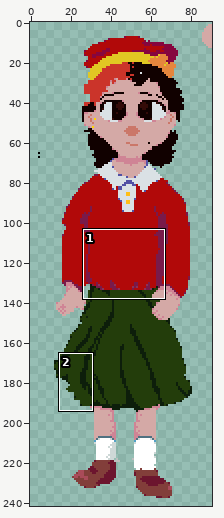
Edited in one commit: pixel-art file (Assets/Fonts/Sprite-0001.aseprite). The picture above shows the old version from afar; the outline marks the close-up.
Close-up. As it was:
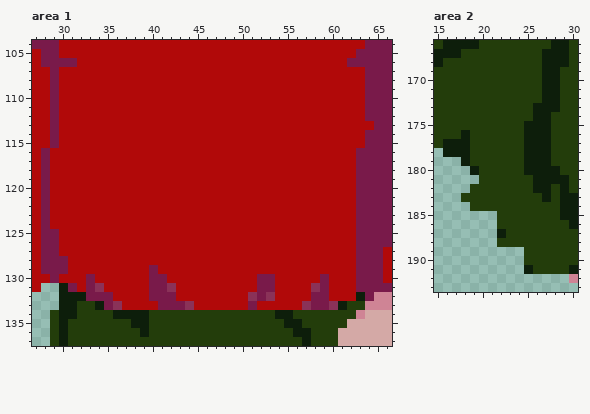
91x256 pixels, 1 frame. Shown: area 1: x 27..66, y 104..137; area 2: x 15..30, y 166..193. The wide view leaves out empty margins. The commit also changed other parts of the picture, which this record leaves out.
New version:
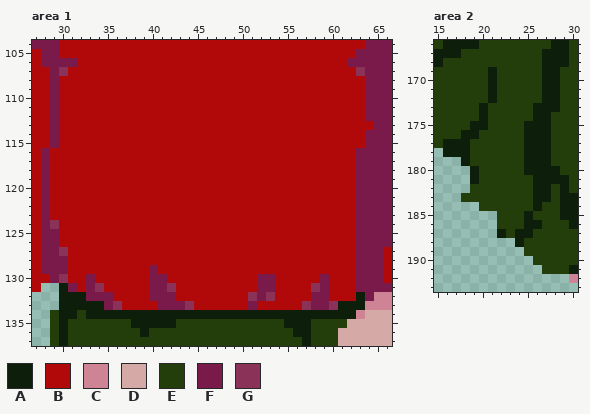
Palette (. is transparent): A #0d1e0b  B #b10909  C #cf8495  D #d4a9a6  E #233d0b  F #791a4a  G #8a3258
Change:
--- area 1
@@ x 27..66 @@
 106 BFFFFBBBBBBBBBBBBBBBBBBBBBBBBBBBBBBFFFFF
-107 BBFBBBBBBBBBBBBBBBBBBBBBBBBBBBBBBBBBBFFF
+107 BBFGBBBBBBBBBBBBBBBBBBBBBBBBBBBBBBBBGFFF
 108 BBFBBBBBBBBBBBBBBBBBBBBBBBBBBBBBBBBBBFFF
@@ x 27..66 @@
 123 BFBBBBBBBBBBBBBBBBBBBBBBBBBBBBBBBBBBFFFF
-124 BFBBBBBBBBBBBBBBBBBBBBBBBBBBBBBBBBBBFFFF
+124 BFGBBBBBBBBBBBBBBBBBBBBBBBBBBBBBBBBBFFFF
 125 BFFBBBBBBBBBBBBBBBBBBBBBBBBBBBBBBBBBFFFF
 126 BFFBBBBBBBBBBBBBBBBBBBBBBBBBBBBBBBBBFFFF
-127 BFFBBBBBBBBBBBBBBBBBBBBBBBBBBBBBBBBBFFFB
+127 BFFGBBBBBBBBBBBBBBBBBBBBBBBBBBBBBBBBFFFB
 128 BFFFBBBBBBBBBBBBBBBBBBBBBBBBBBBBBBBBFFFB
 129 BFFFBBBBBBBBBFBBBBBBBBBBBBBBBBBBBBBBFFFB
-130 BBFBBBFBBBBBBFFBBBBBBBBBBFFBBBBBFBBBFFFB
+130 BBFGBBFBBBBBBFFBBBBBBBBBBFFBBBBBFBBBFFFB
 131 B..AFBFGBBBBBFFGBBBBBBBBBFFBBBBGFBBBFFFF
 132 ...AAAFFFBBBBFFFBBBBBBBBGFGBBBBFFBBBAFCC
-133 ...AAEEAFGBBBBFFFGBBBBBBFBBBBBGFFGAEECCC
-134 ..EAAEEEEAAAAEEEEEEEEEEEEEEAAEEEEEEECDDD
-135 ..EAEEEEEEEAAEEEEEEEEEEEEEEEAAEEEEEDDDDD
+133 ...AAAAAFGBBBBFFFGBBBBBBFBBBBBGFFGAAACCC
+134 ..EAAEAAAAAAAAAAAAAAAAAAAAAAAAAAAAAACDDD
+135 ..EAEEEEEEEAAAAAEEEEEEEEEEEEAAAEEEEDDDDD
 136 ..EAEEEEEEEEAEEEEEEEEEEEEEEEEAAEEEDDDDDD
--- area 2
@@ x 17..23 @@
 168 EEEEEEE
-169 EEEEEEE
-170 EEEEEEE
-171 EEEEEEE
-172 EEEEEEE
-173 EEEEEEE
-174 EEEEEEE
-175 EEEEEEE
-176 EAEEEEE
+169 EEEEAEE
+170 EEEEAEE
+171 EEEEAEE
+172 EEEEAEE
+173 EEEAEEE
+174 EEEAEEE
+175 EEAAEEE
+176 EAAEEEE
 177 AAEEEEE
@@ x 15..30 @@
 180 ....AEEEEEAAAAEE
-181 .....EEEEEEAAAAE
+181 ....AEEEEEEAAAAE
 182 ....EEEEEEEAAEAE
-183 ...EEEEEEEEEAEAA
-184 ....EEEEEEEEEEAA
-185 .......EEEEEEEAA
-186 .......EEEEEEEEA
-187 .......AEEEEEEEE
-188 .......EEEEEEEEE
+183 ...EEEEEEEEAAEAA
+184 .....EEEEEEAEEAA
+185 .......EEEAEEEAA
+186 .......EEEAAEEEA
+187 .......AEAAEEEEE
+188 .........AEEEEEE
 189 ..........EEEEEE
-190 ..........EEEEEE
-191 ..........AEEEEA
+190 ...........EEEEE
+191 ............EEEA
 192 ...............C
Changed places in both close-ups, as pixel boxes (x1, y1, x2, y2):
changed: (59, 67, 68, 76)
changed: (356, 67, 365, 76)
changed: (50, 220, 113, 319)
changed: (149, 301, 365, 328)
changed: (470, 67, 497, 139)
changed: (470, 175, 542, 274)
